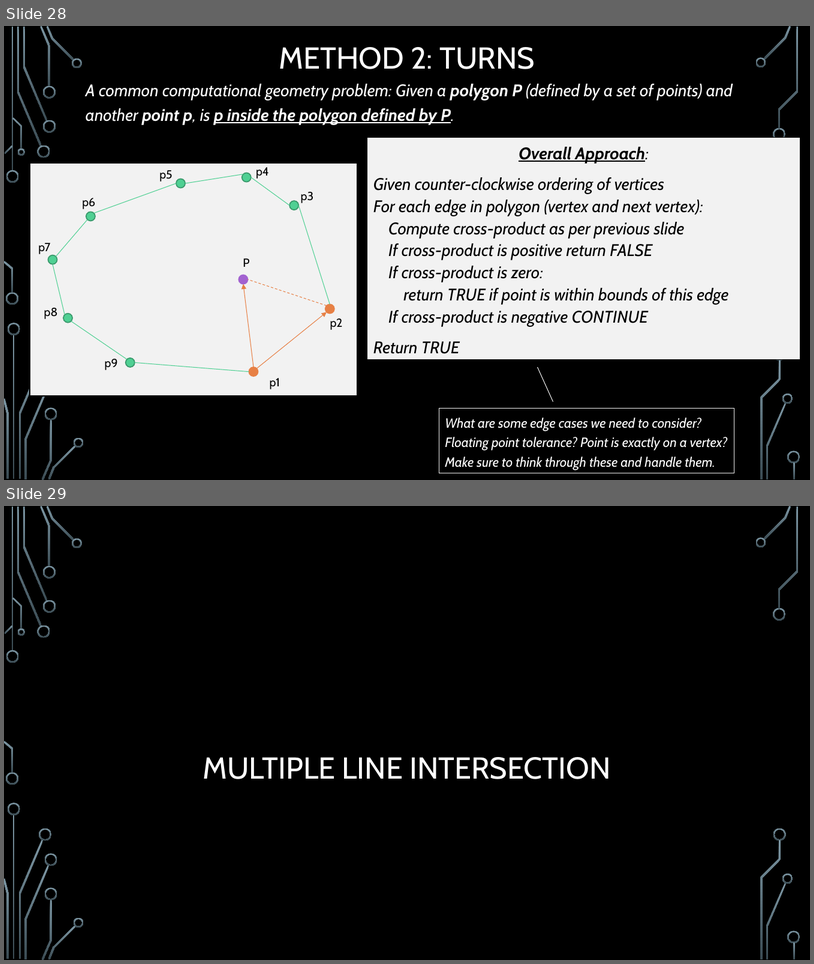
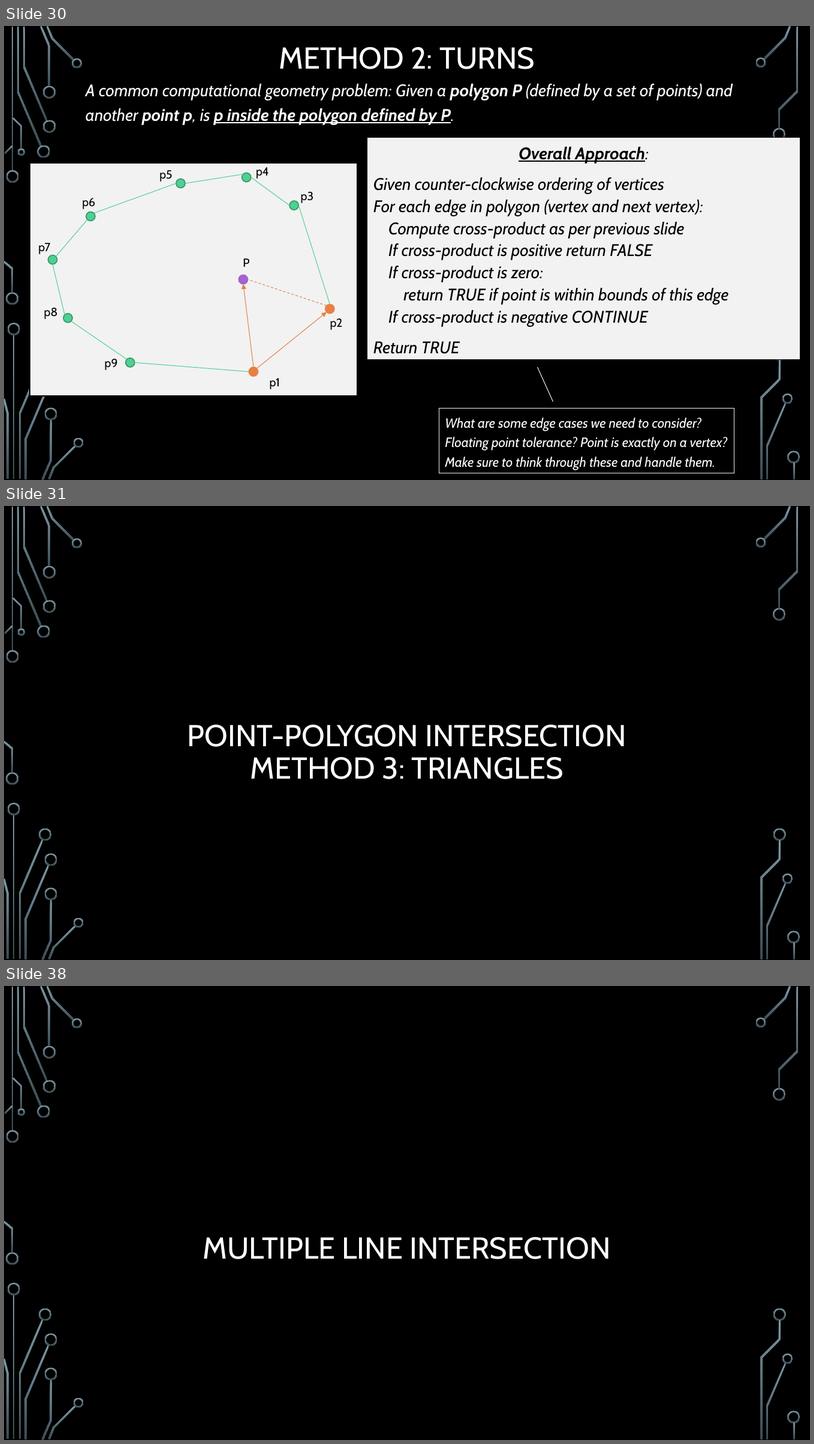
Before and after one commit to janiceeguo/advAlgo, a slide deck: slides/ComputationalGeom-part1-Intersections.pptx. Shown one above the other, each under a label of ours: slides 28 and 29 before the commit, slides 30, 31 and 38 after it; the slides between them are not shown. The pictures are 814x964 and 814x1444 pixels, drawn with LibreOffice and Linux fonts; fonts in the diff are those of the drawing; background and template pictures are left out. Boxes give left, top, right and bottom in pixels: in the first picture for what was removed or moved away, otherwise in the second. Text is boxed around its words. In the diff, an @@ line names an element or a change of style, - is before the commit and + after.

```diff
--- a/slides/ComputationalGeom-part1-Intersections.pptx
+++ b/slides/ComputationalGeom-part1-Intersections.pptx
@@ slide 31 added at bbox=[4, 506, 810, 960], background picture (left out); not listed: 36 template elements that a slide beside it also shows @@
@@ title added at bbox=[188, 724, 626, 779], 36 pt, text #FFFFFF @@
+POINT-POLYGON INTERSECTION
+METHOD 3: TRIANGLES
@@ what was slide 28 is now slide 30 @@
@@ what was slide 29 is now slide 38 @@
```
Also in this commit, not shown: 8 other slides added, 7 other files.
